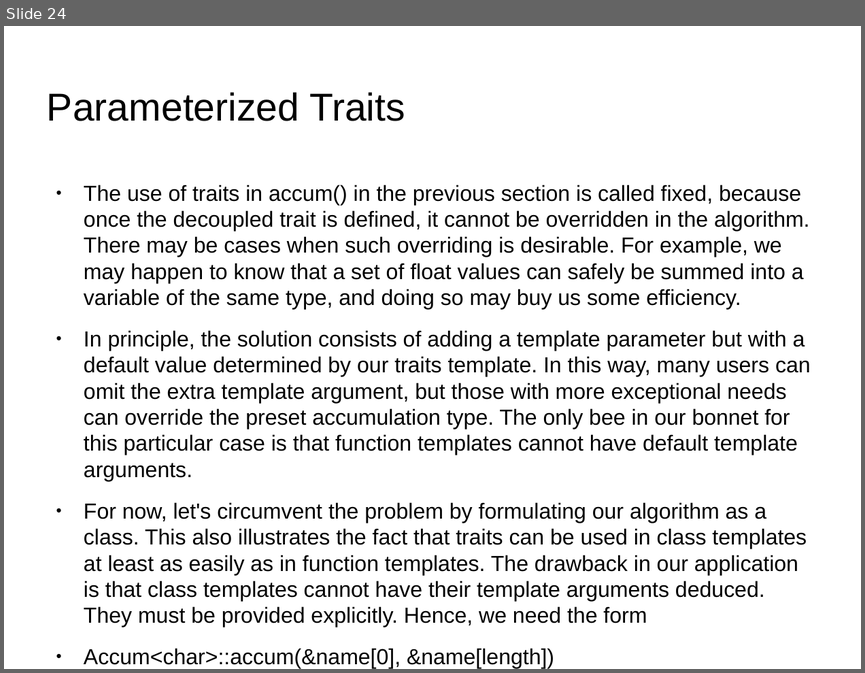
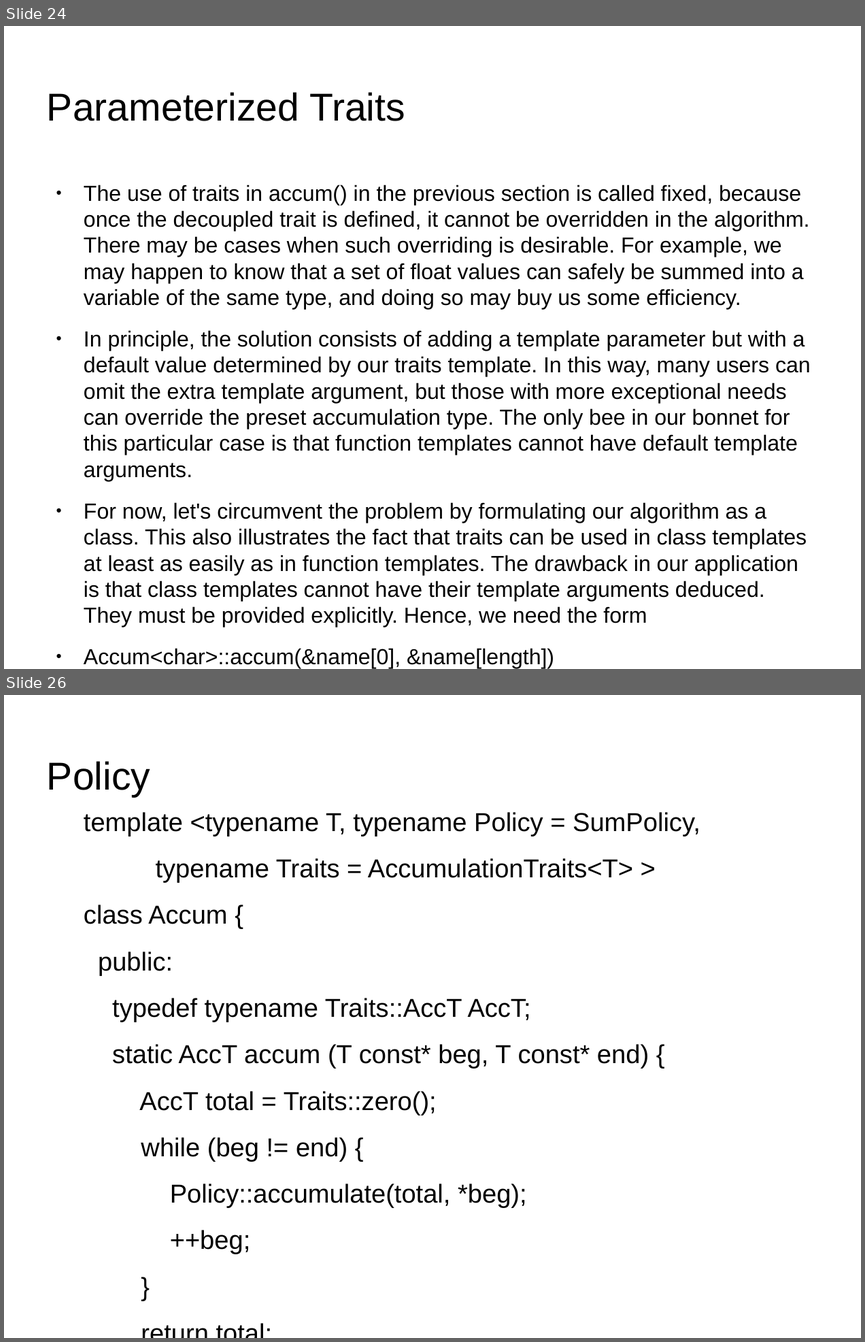
Before and after one commit to kks32/cpp-software-development, a slide deck: Ex_17_RTTI_Metaprogramming_Traits/Ex_17_RTTI_Metaprogramming_Traits.odp. Shown one above the other, each under a label of ours: slide 24 before the commit, slides 24 and 26 after it; the slides between them are not shown. The pictures are 865x673 and 865x1342 pixels, drawn with LibreOffice and Linux fonts; fonts in the diff are those of the drawing; background and template pictures are left out. Boxes give left, top, right and bottom in pixels: in the first picture for what was removed or moved away, otherwise in the second. Text is boxed around its words. In the diff, an @@ line names an element or a change of style, - is before the commit and + after.

Commit message:
Traits and policy

```diff
--- a/Ex_17_RTTI_Metaprogramming_Traits/Ex_17_RTTI_Metaprogramming_Traits.odp
+++ b/Ex_17_RTTI_Metaprogramming_Traits/Ex_17_RTTI_Metaprogramming_Traits.odp
@@ slide 26 added at [4,695,861,1338], background picture (left out) @@
@@ title added at [47,761,150,797], 36 pt, text #000000 @@
+Policy
@@ text added at [84,812,700,1254], 24.1 pt, text #000000 @@
+template <typename T, typename Policy = SumPolicy,
+typename Traits = AccumulationTraits<T> >
+class Accum {
+public:
+typedef typename Traits::AccT AccT;
+static AccT accum (T const* beg, T const* end) {
+AccT total = Traits::zero();
+while (beg != end) {
+Policy::accumulate(total, *beg);
+++beg;
+}
+return total;
+}
+};
```
Also in this commit, not shown: 6 slides changed, 1 other slide added, 1 slide removed, 3 other files.
